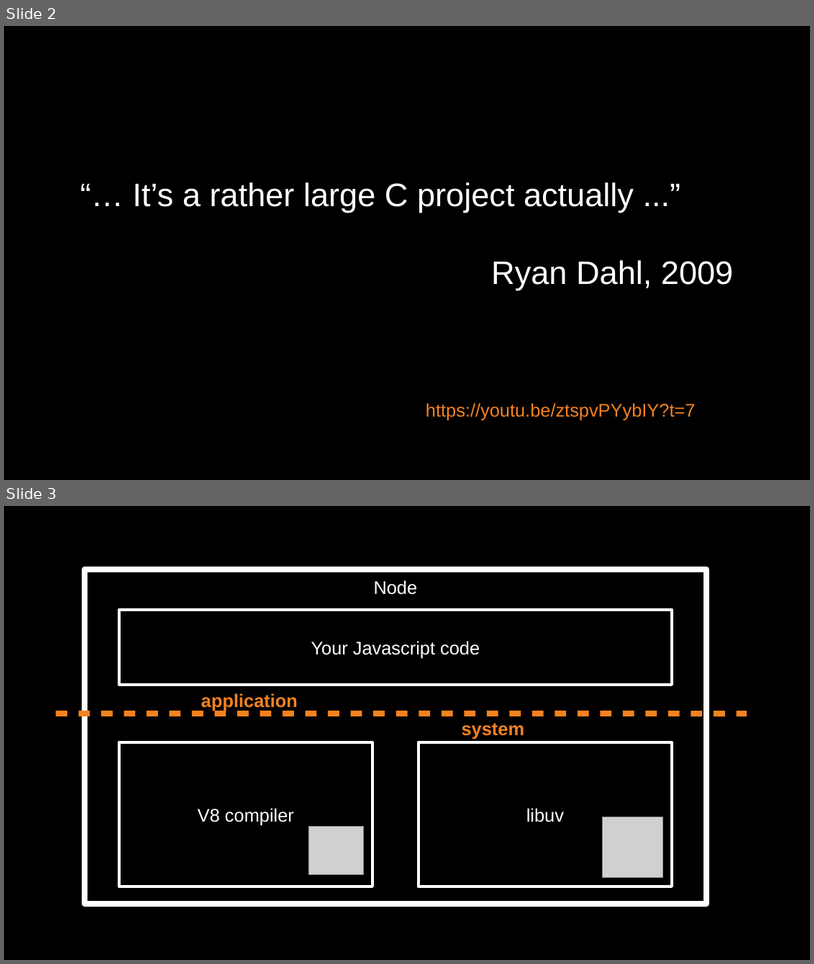
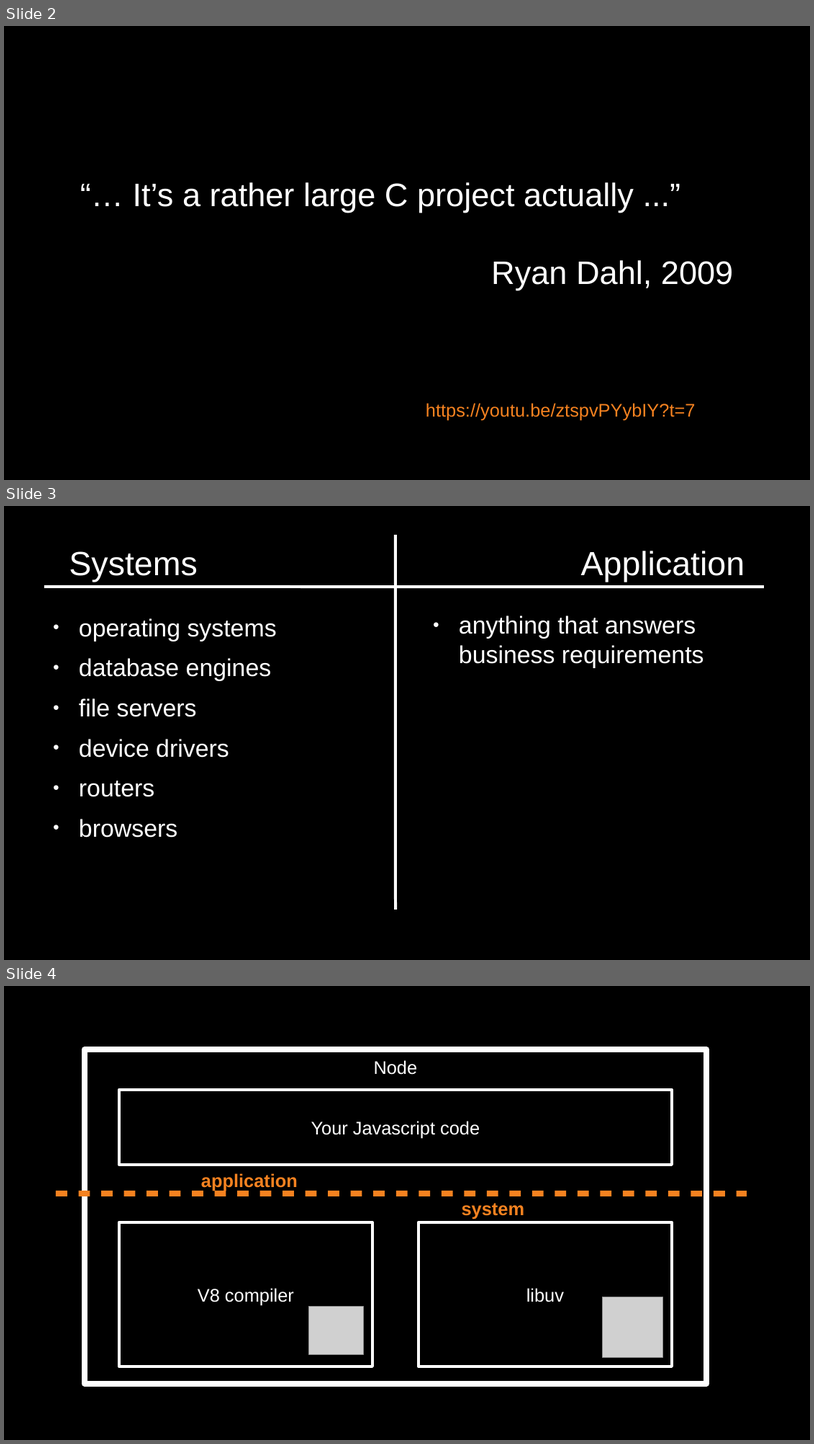
Before and after one commit to numical/jsacademy, a slide deck: part4/JavaScript - its new natural habitat - everywhere.odp. Shown one above the other, each under a label of ours: slides 2 and 3 before the commit, slides 2, 3 and 4 after it. The pictures are 814x964 and 814x1444 pixels, drawn with LibreOffice and Linux fonts; fonts in the diff are those of the drawing; grey boxes stand for pictures. Boxes give left, top, right and bottom in pixels: in the first picture for what was removed or moved away, otherwise in the second. Text is boxed around its words. In the diff, an @@ line names an element or a change of style, - is before the commit and + after.

```diff
--- a/part4/JavaScript - its new natural habitat - everywhere.odp
+++ b/part4/JavaScript - its new natural habitat - everywhere.odp
@@ slide 3 added at [4, 506, 810, 960], background #000000 @@
@@ line added from (396, 535) to (396, 909), #FFFFFF 2.83 pt @@
@@ title added at [69, 551, 746, 582], 33 pt, text #FFFFFF @@
+Systems Application
@@ line added from (44, 587) to (764, 587), #FFFFFF 2.83 pt @@
@@ text added at [79, 618, 277, 837], 24 pt, text #FFFFFF @@
+● operating systems
+● database engines
+● file servers
+● device drivers
+● routers
+● browsers
@@ text added at [459, 615, 705, 668], 24 pt, text #FFFFFF @@
+● anything that answers business requirements
@@ what was slide 3 is now slide 4 @@
```
Also in this commit, not shown: 38 other files.
